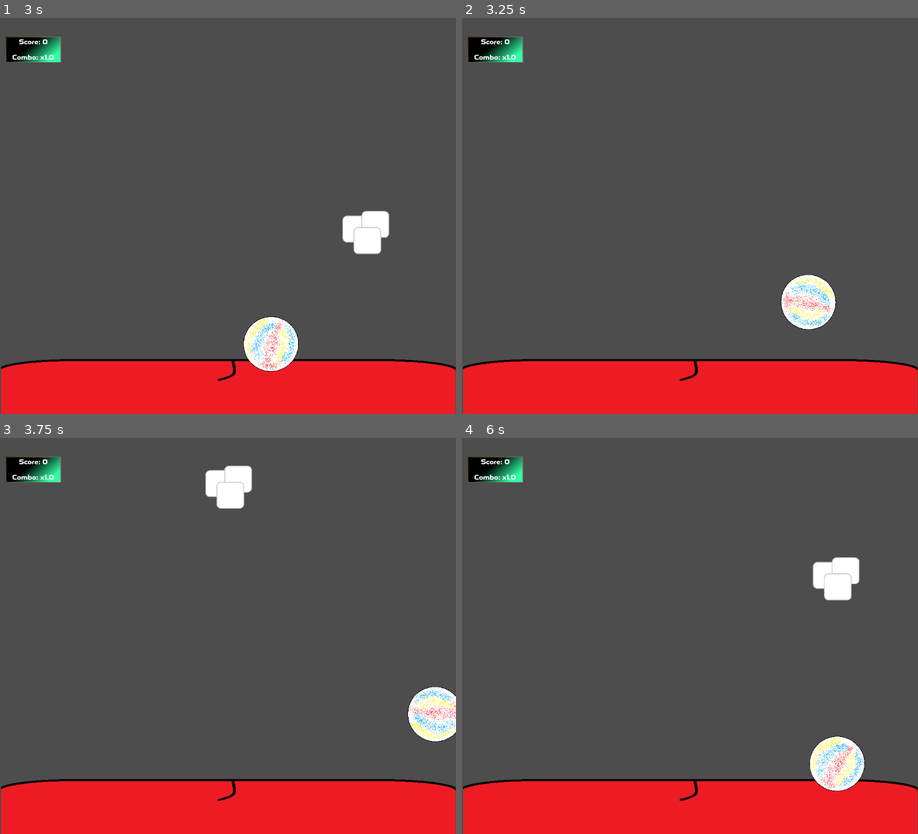
Above: before the commit, frames 1-4 (two rows, left to right).
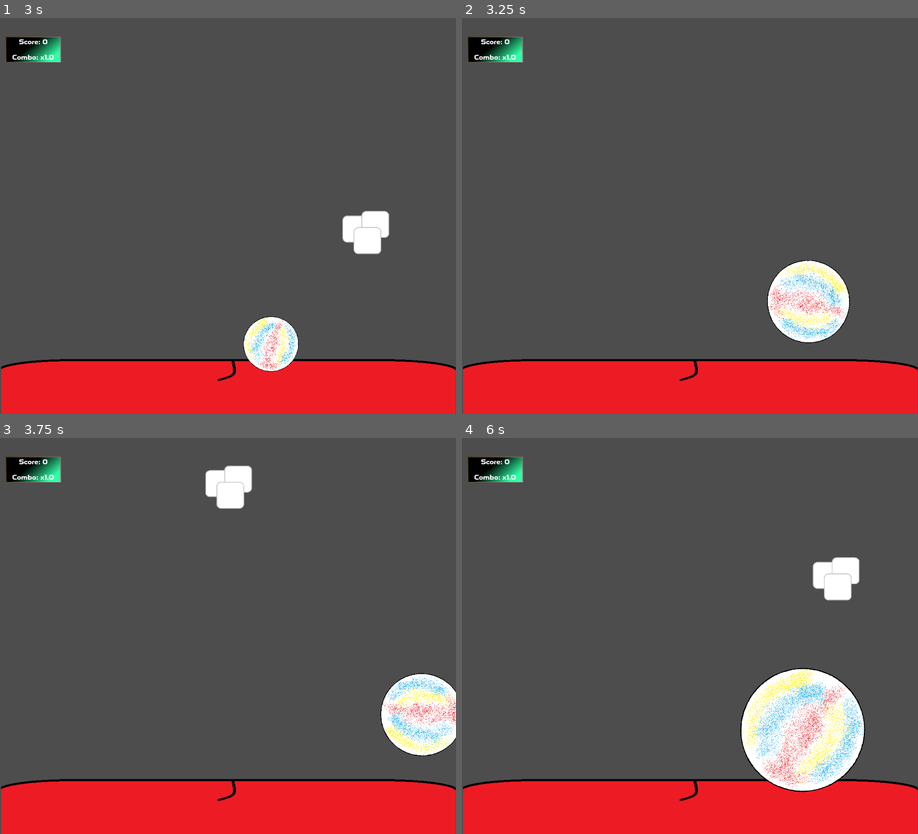
Above: after the commit, the same moments.

Repository: AlienMan1053/short-and-sweet
Game: Godot game, scene res://Scenes/main.tscn
Two runs of this game, one before a commit and one after it. Both use one fixed random seed, a clock stepped at 60 frames per second and the inputs below.
Inputs:
- Up to frame 1 (3 s): hold D (Right) 0.53-2.03 s; tap Space (Jump) at 0.77, 1.52 s; hold A (Left) 2.03-2.78 s; hold D (Right) from 2.78 s (still down)
- Up to frame 2 (3.25 s): keep holding D (Right); tap Space (Jump) at 3.02 s
- Up to frame 3 (3.75 s): keep holding D (Right)
- Up to frame 4 (6 s): tap Space (Jump) at 3.77, 4.52 s; release D (Right) at 4.28 s; hold A (Left) 4.28-5.03 s; hold D (Right) 5.03-5.78 s; hold A (Left) from 5.78 s (still down)

Frame 1 is identical in both runs. In frame 2, 2.5% of the frame differs, in the area x 66-86%, y 61-83%; in frame 3, 2.4%; in frame 4, 6.6%, in the area x 60-89%, y 57-90%.

Commit message:
Size change
Sugar increases the player size and enemies decrease the player size

Diff:
--- a/Scenes/main.tscn
+++ b/Scenes/main.tscn
@@ -106,3 +106,5 @@
 horizontal_alignment = 1
 vertical_alignment = 1
 script = ExtResource("8_344ge")
+
+[connection signal="hit" from="GameManager" to="Player" method="_on_game_manager_hit"]
--- a/Scripts/droplet.gd
+++ b/Scripts/droplet.gd
@@ -1,6 +1,5 @@
 extends Area2D
 
-signal caught
 
 
 
--- a/Scripts/enemyDroplet.gd
+++ b/Scripts/enemyDroplet.gd
@@ -7,4 +7,6 @@
 func _on_body_entered(body) -> void:
 	if(body.name == "Tongue"):
 		GameManager.remove_point()
+	if(body.name == "Player"):
+		GameManager.set_size(2.0/3.0)
 	queue_free()
--- a/Scripts/game_manager.gd
+++ b/Scripts/game_manager.gd
@@ -3,6 +3,8 @@
 signal combo_changed(new_combo)
 var score = 0
 var comboMultipier = 1.0
+signal hit
+var player_size = 0.25
 
 func add_point():
 	score += 10*comboMultipier
@@ -20,3 +22,8 @@
 	emit_signal("score_changed",score)
 	emit_signal("combo_changed",comboMultipier)
 	print(score)
+
+func set_size(size_change):
+	print("you got hit")
+	player_size *= size_change
+	emit_signal("hit", player_size)
--- a/Scripts/player.gd
+++ b/Scripts/player.gd
@@ -5,6 +5,8 @@
 const SPEED = 750.0
 const JUMP_VELOCITY = -600.0
 
+func _process(delta: float) -> void:
+	scale = Vector2(GameManager.player_size, GameManager.player_size)
 
 func _physics_process(delta: float) -> void:
 	# Add the gravity.
@@ -30,7 +32,3 @@
 		animated_sprite_2d.rotation += 0.1
 	if direction == -1.0:
 		animated_sprite_2d.rotation -= 0.1
-
-func shrink() -> void:
-	$AnimatedSprite2D.scale = Vector2(0.5, 0.5)
-	$CollisionShape2D.scale = Vector2(0.5, 0.5)
--- a/Scripts/sugarDroplet.gd
+++ b/Scripts/sugarDroplet.gd
@@ -6,4 +6,6 @@
 func _on_body_entered(body) -> void:
 	if(body.name == "Tongue"):
 		GameManager.add_point()
+	if(body.name == "Player"):
+		GameManager.set_size(1.5)
 	queue_free()
